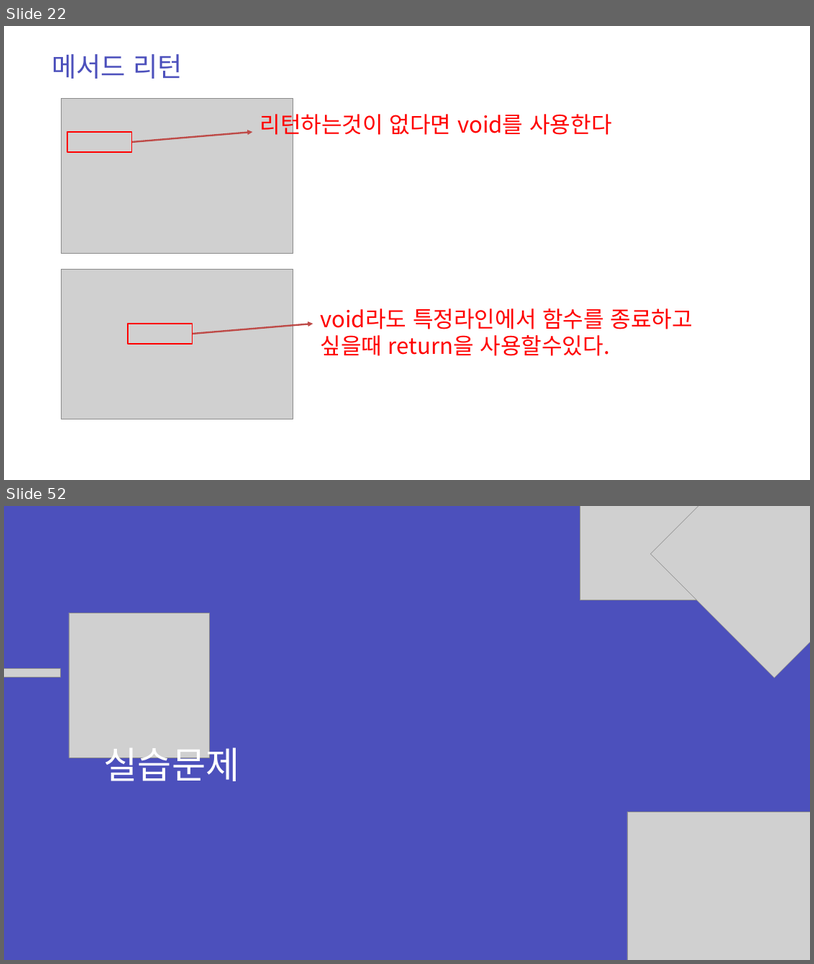
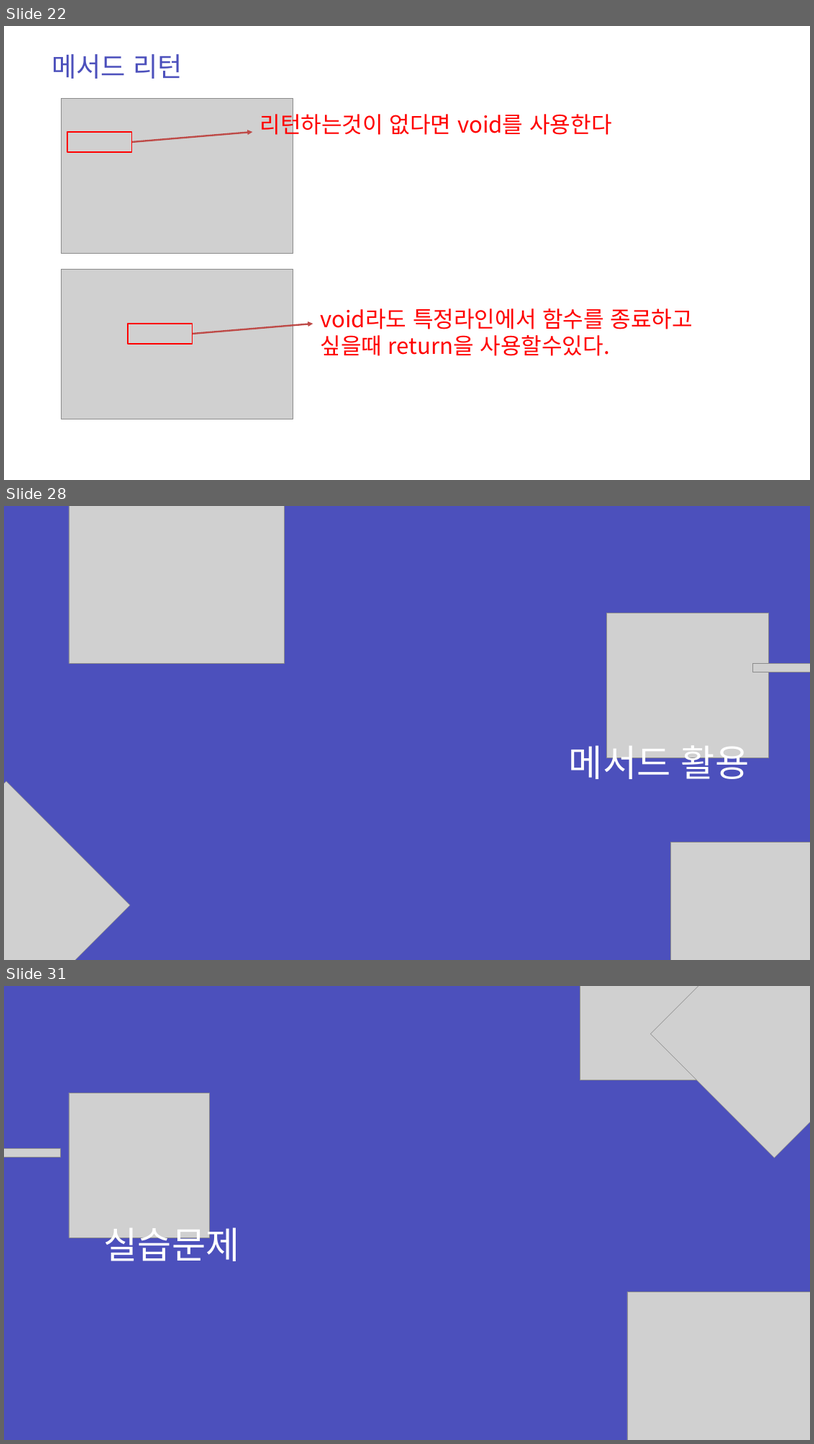
Before and after one commit to zest132/JavaLecture, a slide deck: JavaLecture/LectureFile/java 6강.pptx. Shown one above the other, each under a label of ours: slides 22 and 52 before the commit, slides 22, 28 and 31 after it; the slides between them are not shown. The pictures are 814x964 and 814x1444 pixels, drawn with LibreOffice and Linux fonts; fonts in the diff are those of the drawing; grey boxes stand for pictures. Boxes give left, top, right and bottom in pixels: in the first picture for what was removed or moved away, otherwise in the second. Text is boxed around its words. In the diff, an @@ line names an element or a change of style, - is before the commit and + after.

```diff
--- a/JavaLecture/LectureFile/java 6강.pptx
+++ b/JavaLecture/LectureFile/java 6강.pptx
@@ slide 28 added at box(4, 506, 810, 960), background #4C50BC @@
@@ picture added at box(69, 506, 284, 663) @@
@@ picture added at box(607, 613, 769, 757) @@
@@ picture added at box(753, 663, 810, 672) @@
@@ text added at box(569, 739, 749, 785), 66 pt, text #FFFFFF @@
+메서드 활용
@@ picture added at box(4, 781, 130, 960) @@
@@ picture added at box(671, 842, 810, 960) @@
@@ what was slide 52 is now slide 31 @@
```
Also in this commit, not shown: 3 slides changed, 5 other slides added, 27 slides removed, 3 other files.
